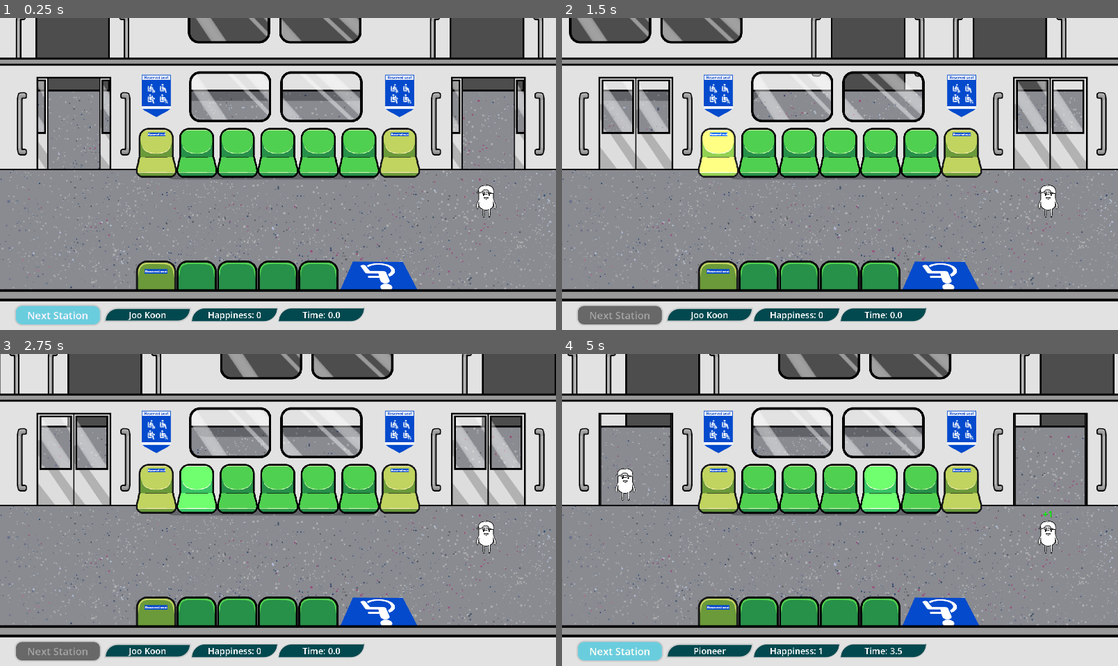
Above: before the commit, frames 1-4 (two rows, left to right).
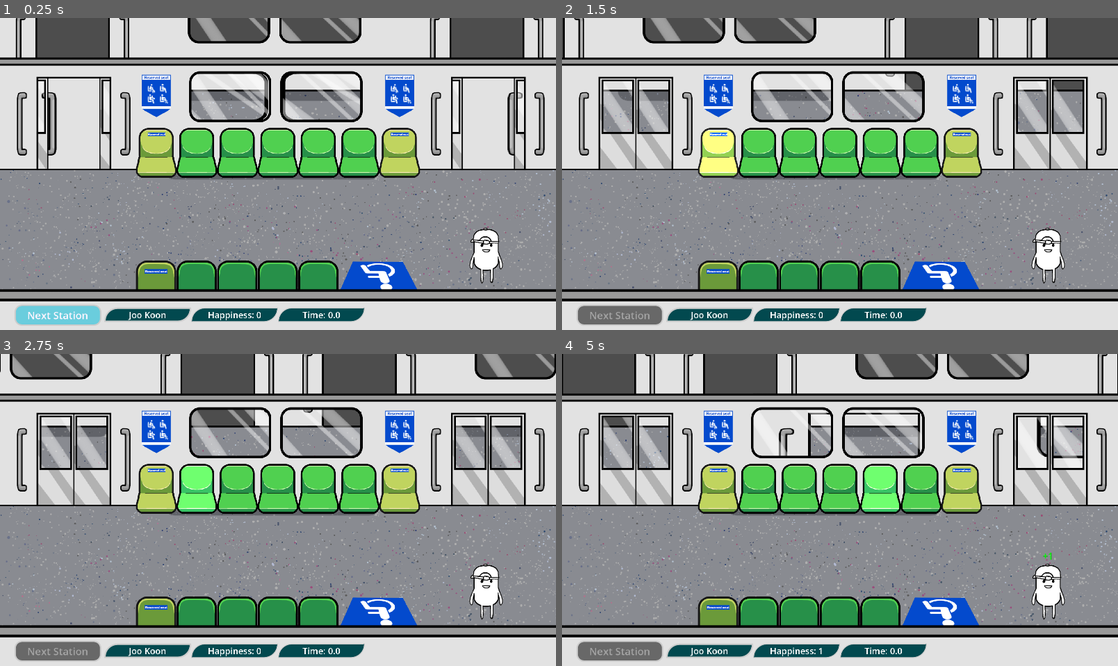
Above: after the commit, the same moments.

Repository: Jagureo/HeritageJam2025
Game: Godot game, scene res://Scenes/game.tscn
The game is run twice, just before and just after one commit, with the same random seed, the same clock (stepped at 60 frames per second) and the same inputs.
Inputs (mouse positions are in pixels of both pictures, inside the frame that each line leads up to):
- Up to frame 1 (0.25 s): no input
- Up to frame 2 (1.5 s): click "Next Station" at 0.5 s; move the mouse to (717, 152) at 1.27 s; click (717, 152) at 1.35 s
- Up to frame 3 (2.75 s): move the mouse to (194, 488) at 2.02 s; tap 0 at 2.1 s
- Up to frame 4 (5 s): move the mouse to (801, 488) at 2.77 s; click (801, 488) at 2.85 s; move the mouse to (840, 488) at 3.52 s; tap 0 at 3.6 s; move the mouse to (878, 488) at 4.27 s; click (878, 488) at 4.35 s

The runs differ from the first frame. In frame 1, 7.5% of the frame differs, in the area x 6-95%, y 17-86%; in frame 2, 12%; in frame 3, 11%; in frame 4, 19%, in the area x 0-100%, y 0-99%.

Commit message:
Scrolling backgrounds done

Diff:
--- a/HGJ/Scenes/Prefabs/Background.tscn
+++ b/HGJ/Scenes/Prefabs/Background.tscn
@@ -1,8 +1,9 @@
-[gd_scene load_steps=12 format=3 uid="uid://gntibs0quypb"]
+[gd_scene load_steps=13 format=3 uid="uid://gntibs0quypb"]
 
 [ext_resource type="Texture2D" uid="uid://bdt66l6mpwk0c" path="res://Sprites/TrainProps/MRTBackground.png" id="1_l38g2"]
 [ext_resource type="Texture2D" uid="uid://ds3nrfbm6f7wk" path="res://Sprites/TrainProps/DoorLeft.png" id="2_5gtxu"]
 [ext_resource type="PackedScene" uid="uid://dp2j8y2guvxd7" path="res://Scenes/Prefabs/SceneryBackground.tscn" id="2_atd0o"]
+[ext_resource type="PackedScene" uid="uid://cwsny2ahgo1u2" path="res://Scenes/Prefabs/StationBackground.tscn" id="3_56jb5"]
 [ext_resource type="Texture2D" uid="uid://rpjro81o0qj7" path="res://Sprites/TrainProps/DoorRight.png" id="3_wdlxf"]
 [ext_resource type="Texture2D" uid="uid://dr0erc717csma" path="res://Sprites/TrainProps/ReservedSeatSticker.png" id="4_atd0o"]
 [ext_resource type="Texture2D" uid="uid://cpcqjc1u3ruh4" path="res://Sprites/TrainProps/wall.png" id="5_5gtxu"]
@@ -175,8 +176,9 @@
 texture = ExtResource("1_l38g2")
 
 [node name="SceneryBackground" parent="." instance=ExtResource("2_atd0o")]
-z_index = -1
 position = Vector2(-4, -272)
+
+[node name="StationBackground" parent="." instance=ExtResource("3_56jb5")]
 
 [node name="LeftDoor1" type="Sprite2D" parent="."]
 z_index = -1
@@ -209,7 +211,7 @@
 texture = ExtResource("4_atd0o")
 
 [node name="TrainWall" type="Sprite2D" parent="."]
-z_index = 2
+z_index = 3
 position = Vector2(0, 424)
 texture = ExtResource("5_5gtxu")
 
--- a/HGJ/Scenes/Prefabs/Passenger.tscn
+++ b/HGJ/Scenes/Prefabs/Passenger.tscn
@@ -11,7 +11,7 @@
 shader_parameter/fade = 1.0
 
 [sub_resource type="RectangleShape2D" id="RectangleShape2D_n1l8m"]
-size = Vector2(66, 118)
+size = Vector2(108, 186)
 
 [node name="Passenger" type="Area2D"]
 collision_mask = 0
@@ -19,7 +19,7 @@
 
 [node name="PassengerSprite" type="Sprite2D" parent="."]
 material = SubResource("ShaderMaterial_6cpje")
-scale = Vector2(0.3, 0.3)
+scale = Vector2(0.5, 0.5)
 texture = ExtResource("2_wveo2")
 
 [node name="PassengerCollisionShape" type="CollisionShape2D" parent="."]
@@ -28,9 +28,9 @@
 [node name="ScorePopupLabel" type="Label" parent="."]
 visible = false
 offset_left = -28.0
-offset_top = -103.0
+offset_top = -147.0
 offset_right = 27.0
-offset_bottom = -58.0
+offset_bottom = -102.0
 theme_override_colors/font_color = Color(1, 1, 1, 1)
 theme_override_colors/font_shadow_color = Color(0, 0, 0, 0.247059)
 theme_override_font_sizes/font_size = 32
--- a/HGJ/Scenes/Prefabs/SceneryBackground.tscn
+++ b/HGJ/Scenes/Prefabs/SceneryBackground.tscn
@@ -1,6 +1,6 @@
 [gd_scene load_steps=7 format=3 uid="uid://dp2j8y2guvxd7"]
 
-[ext_resource type="Script" uid="uid://cn7u7gk3xc3wv" path="res://Scripts/Gameplay/TransitionBGCtrller.gd" id="1_o44p5"]
+[ext_resource type="Script" uid="uid://cn7u7gk3xc3wv" path="res://Scripts/Gameplay/SceneryBGController.gd" id="1_o44p5"]
 [ext_resource type="Texture2D" uid="uid://bdt66l6mpwk0c" path="res://Sprites/TrainProps/MRTBackground.png" id="2_03p1t"]
 
 [sub_resource type="Animation" id="Animation_qpyho"]
@@ -15,7 +15,7 @@
 "times": PackedFloat32Array(0, 1),
 "transitions": PackedFloat32Array(2, 1),
 "update": 0,
-"values": [2500.0, 0.0]
+"values": [2000.0, 0.0]
 }
 
 [sub_resource type="Animation" id="Animation_cl84y"]
@@ -27,10 +27,10 @@
 tracks/0/interp = 1
 tracks/0/loop_wrap = true
 tracks/0/keys = {
-"times": PackedFloat32Array(0, 1),
+"times": PackedFloat32Array(0.2, 1),
 "transitions": PackedFloat32Array(2, 1),
 "update": 0,
-"values": [0.0, 2500.0]
+"values": [0.0, 2000.0]
 }
 
 [sub_resource type="Animation" id="Animation_38oc0"]
@@ -56,6 +56,7 @@
 }
 
 [node name="SceneryBackground" type="Node2D"]
+z_index = -1
 script = ExtResource("1_o44p5")
 
 [node name="Section1" type="Sprite2D" parent="."]
--- a/HGJ/Scenes/Prefabs/SeatRow_Wheelchair.tscn
+++ b/HGJ/Scenes/Prefabs/SeatRow_Wheelchair.tscn
@@ -13,6 +13,7 @@
 size = Vector2(275, 120)
 
 [node name="SeatRow_Wheelchair" type="Node2D"]
+z_index = 1
 script = ExtResource("1_t7fmw")
 
 [node name="Seat1" parent="." instance=ExtResource("2_7bxc3")]
@@ -71,6 +72,7 @@
 shape = SubResource("RectangleShape2D_qoro8")
 
 [node name="Seat6" parent="." instance=ExtResource("2_7bxc3")]
+z_index = -1
 position = Vector2(350, 0)
 mSeatType = 2
 
--- /dev/null
+++ b/HGJ/Scenes/Prefabs/StationBackground.tscn
@@ -0,0 +1,135 @@
+[gd_scene load_steps=8 format=3 uid="uid://cwsny2ahgo1u2"]
+
+[ext_resource type="Script" uid="uid://c4x43nod7ql0" path="res://Scripts/Gameplay/StationBGController.gd" id="1_vxtes"]
+[ext_resource type="Texture2D" uid="uid://bdt66l6mpwk0c" path="res://Sprites/TrainProps/MRTBackground.png" id="2_tuksv"]
+
+[sub_resource type="Animation" id="Animation_tuksv"]
+resource_name = "EnteringStation"
+tracks/0/type = "value"
+tracks/0/imported = false
+tracks/0/enabled = true
+tracks/0/path = NodePath("StationBGSprite:position")
+tracks/0/interp = 1
+tracks/0/loop_wrap = true
+tracks/0/keys = {
+"times": PackedFloat32Array(0, 1),
+"transitions": PackedFloat32Array(0.5, 1),
+"update": 0,
+"values": [Vector2(3000, 0), Vector2(0, 0)]
+}
+tracks/1/type = "value"
+tracks/1/imported = false
+tracks/1/enabled = true
+tracks/1/path = NodePath("StationBGSprite:visible")
+tracks/1/interp = 1
+tracks/1/loop_wrap = true
+tracks/1/keys = {
+"times": PackedFloat32Array(0),
+"transitions": PackedFloat32Array(1),
+"update": 1,
+"values": [true]
+}
+
+[sub_resource type="Animation" id="Animation_jc26x"]
+resource_name = "LeavingStation"
+tracks/0/type = "value"
+tracks/0/imported = false
+tracks/0/enabled = true
+tracks/0/path = NodePath("StationBGSprite:position")
+tracks/0/interp = 1
+tracks/0/loop_wrap = true
+tracks/0/keys = {
+"times": PackedFloat32Array(0.2, 1),
+"transitions": PackedFloat32Array(2, 1),
+"update": 0,
+"values": [Vector2(0, 0), Vector2(-3000, 0)]
+}
+tracks/1/type = "value"
+tracks/1/imported = false
+tracks/1/enabled = true
+tracks/1/path = NodePath("StationBGSprite:visible")
+tracks/1/interp = 1
+tracks/1/loop_wrap = true
+tracks/1/keys = {
+"times": PackedFloat32Array(0, 1),
+"transitions": PackedFloat32Array(1, 1),
+"update": 1,
+"values": [true, false]
+}
+
+[sub_resource type="Animation" id="Animation_740it"]
+length = 0.001
+tracks/0/type = "value"
+tracks/0/imported = false
+tracks/0/enabled = true
+tracks/0/path = NodePath("StationBGSprite:position")
+tracks/0/interp = 1
+tracks/0/loop_wrap = true
+tracks/0/keys = {
+"times": PackedFloat32Array(0),
+"transitions": PackedFloat32Array(1),
+"update": 0,
+"values": [Vector2(3000, 0)]
+}
+tracks/1/type = "value"
+tracks/1/imported = false
+tracks/1/enabled = true
+tracks/1/path = NodePath("StationBGSprite:visible")
+tracks/1/interp = 1
+tracks/1/loop_wrap = true
+tracks/1/keys = {
+"times": PackedFloat32Array(0),
+"transitions": PackedFloat32Array(1),
+"update": 1,
+"values": [true]
+}
+
+[sub_resource type="Animation" id="Animation_vxtes"]
+resource_name = "Start"
+length = 0.001
+tracks/0/type = "value"
+tracks/0/imported = false
+tracks/0/enabled = true
+tracks/0/path = NodePath("StationBGSprite:position")
+tracks/0/interp = 1
+tracks/0/loop_wrap = true
+tracks/0/keys = {
+"times": PackedFloat32Array(0),
+"transitions": PackedFloat32Array(1),
+"update": 0,
+"values": [Vector2(0, 0)]
+}
+tracks/1/type = "value"
+tracks/1/imported = false
+tracks/1/enabled = true
+tracks/1/path = NodePath("StationBGSprite:visible")
+tracks/1/interp = 1
+tracks/1/loop_wrap = true
+tracks/1/keys = {
+"times": PackedFloat32Array(0),
+"transitions": PackedFloat32Array(1),
+"update": 1,
+"values": [true]
+}
+
+[sub_resource type="AnimationLibrary" id="AnimationLibrary_tuksv"]
+_data = {
+&"EnteringStation": SubResource("Animation_tuksv"),
+&"LeavingStation": SubResource("Animation_jc26x"),
+&"RESET": SubResource("Animation_740it"),
+&"Start": SubResource("Animation_vxtes")
+}
+
+[node name="StationBackground" type="Node2D"]
+z_index = -1
+script = ExtResource("1_vxtes")
+
+[node name="StationBGSprite" type="Sprite2D" parent="."]
+position = Vector2(3000, 0)
+scale = Vector2(1.5, 1)
+texture = ExtResource("2_tuksv")
+
+[node name="AnimationPlayer" type="AnimationPlayer" parent="."]
+libraries = {
+&"": SubResource("AnimationLibrary_tuksv")
+}
--- a/HGJ/Scripts/Gameplay/TransitionBGCtrller.gd
+++ b/HGJ/Scripts/Gameplay/SceneryBGController.gd
@@ -17,6 +17,8 @@
 		mSpriteSections.push_back(mSpriteSections[0])
 		mSpriteSections.pop_front()
 
+	print(mAnimationPlayer.current_animation)
+
 func NextStationReaching():
 	mAnimationPlayer.play("EnteringStation")
 
--- /dev/null
+++ b/HGJ/Scripts/Gameplay/StationBGController.gd
@@ -0,0 +1,35 @@
+extends Node
+
+# Variables
+var mBackgroundPosition : float = 0
+
+# References
+@onready var mBGSprite : Sprite2D = $StationBGSprite
+@onready var mAnimationPlayer : AnimationPlayer = $AnimationPlayer
+
+var lastAnim : String
+
+func _ready():
+	mAnimationPlayer.play("Start")
+
+func _process(_delta):
+	mBGSprite.position.x = mBackgroundPosition
+
+
+func NextStationReaching():
+	mAnimationPlayer.play("EnteringStation")
+
+
+func StationLeaving():
+	mAnimationPlayer.play("LeavingStation")
+
+
+
+func _enter_tree():
+	EventMgr.OnNextStationReaching.connect(NextStationReaching)
+	EventMgr.OnNextStationPressed.connect(StationLeaving)
+
+
+func _exit_tree():
+	EventMgr.OnNextStationReaching.disconnect(NextStationReaching)
+	EventMgr.OnNextStationPressed.disconnect(StationLeaving)
--- a/HGJ/Scripts/Managers/Constants.gd
+++ b/HGJ/Scripts/Managers/Constants.gd
@@ -1,7 +1,7 @@
 class_name Constant
 
 # Defines the Passenger Draggable area
-static var TOP_DRAG_LIMIT : int = 500
+static var TOP_DRAG_LIMIT : int = 450
 static var BOTTOM_DRAG_LIMIT : int = 1080 - 150
 static var LEFT_DRAG_LIMIT : int = 100
 static var RIGHT_DRAG_LIMIT : int = 1920 - 100
@@ -9,6 +9,6 @@
 
 static var MAX_PASSENGERS_IN_TRAIN : int = 16
 
-static var TIME_TO_NEXT_STATION : float = 4
+static var TIME_TO_NEXT_STATION : float = 5
 
 static var GAME_OVER_SCORE : int = -5
--- a/HGJ/Scripts/Managers/GameManager.gd
+++ b/HGJ/Scripts/Managers/GameManager.gd
@@ -137,7 +137,7 @@
 func _spawn_passenger() -> void:
 	var passenger = passenger_prefab.instantiate()
 	passenger_container.add_child(passenger)
-	passenger.position = Vector2(randf() * 200 + (100 if randi() % 2 == 0 else 1600), randf() * 300 + 400)
+	passenger.position = Vector2(randf() * 200 + (100 if randi() % 2 == 0 else 1600), randf() * 350 + 550)
 	StandingArea.sStandingArea.AddPassenger(passenger)
 	if passenger.mPassengerType == Passenger.PassengerType.WHEELCHAIR_BOUND:
 		hasWheelchairPassenger = true
Renamed: HGJ/Scripts/Gameplay/TransitionBGCtrller.gd.uid -> HGJ/Scripts/Gameplay/SceneryBGController.gd.uid
Not shown, added: HGJ/Scripts/Gameplay/StationBGController.gd.uid
